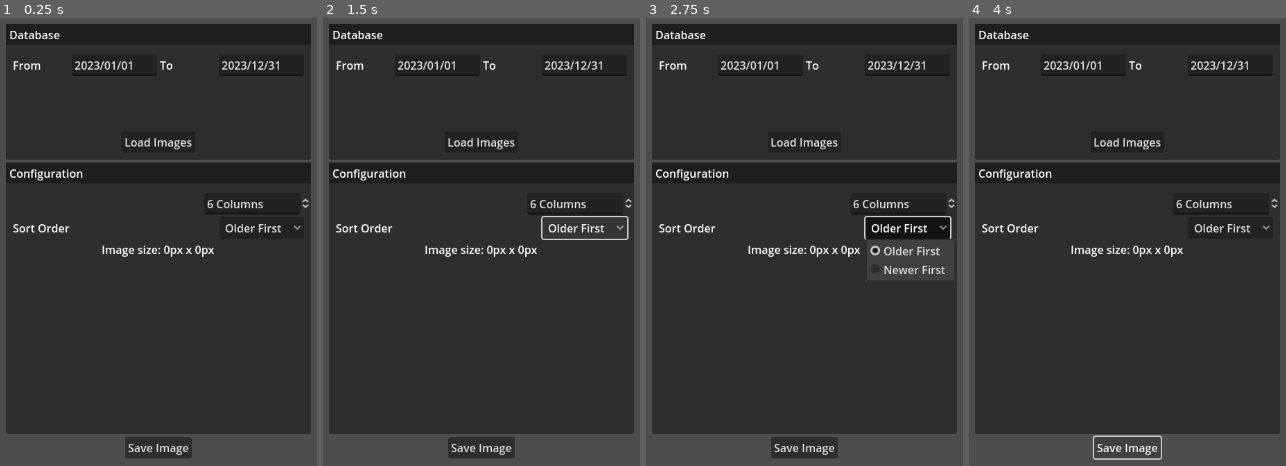
Above: before the commit, frames 1-4 (left to right).
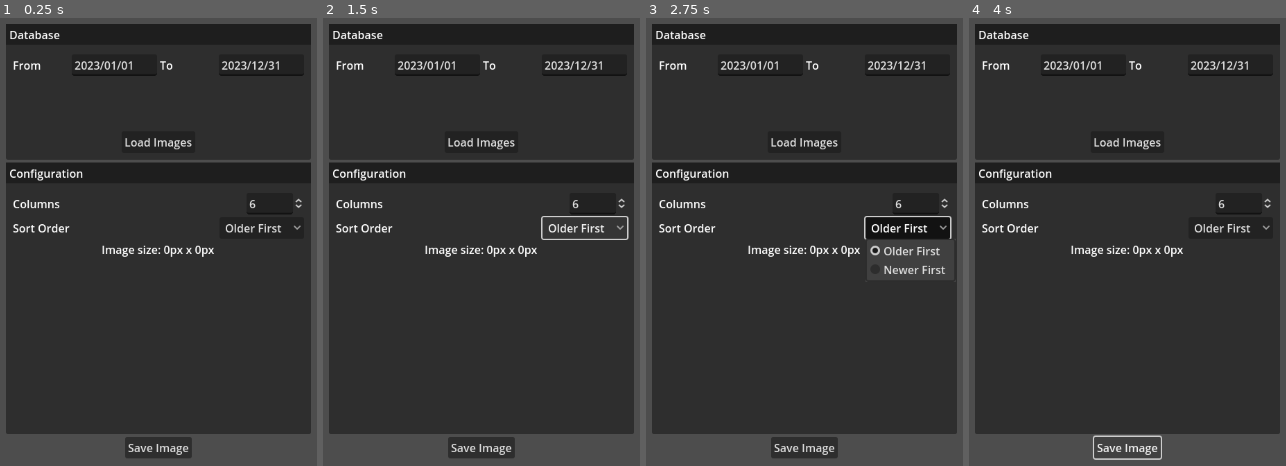
Above: after the commit, the same moments.

Repository: christt105/MediaCoverRecap
Game: Godot game, scene res://MediaCoverRecap/MediaCoverRecap.tscn
The game is run twice, just before and just after one commit, with the same random seed, the same clock (stepped at 60 frames per second) and the same inputs. This scene is started directly instead of the project's main scene.
Inputs:
- Up to frame 1 (0.25 s): no input
- Up to frame 2 (1.5 s): click "Older First" at 0.5 s; click "Older First" at 1.25 s
- Up to frame 3 (2.75 s): click "Older First" at 2 s
- Up to frame 4 (4 s): click "Load Images" at 2.75 s; click "Save Image" at 3.5 s

The runs differ from the first frame. In frame 1, 0.4% of the frame differs, in the area x 4-98%, y 40-44%; in frame 2, 0.4%; in frame 3, 0.4%; in frame 4, 0.4%.
Error in both runs: Invalid access to property or key 'message' on a base object of type 'Nil'. (res://Notion/NotionController.gd:65)

Commit message:
Web save image

Diff:
--- a/MediaCoverRecap/MediaCoverRecap/MediaCoverRecap.gd
+++ b/MediaCoverRecap/MediaCoverRecap/MediaCoverRecap.gd
@@ -119,9 +119,13 @@
 
 
 func _save_images() -> void:
-	var time := Time.get_datetime_dict_from_system()
-	var dir_path := "res://Tests/Results/"
-	var path:String = dir_path + "%02d%02d%02d_%02d%02d%02d.png" % [time["year"], time["month"], time["day"], time["hour"], time["minute"], time["second"]]
-	DirAccess.make_dir_absolute(dir_path)
-	collage.get_texture().get_image().save_png(path)
-	print("CoverRecap saved in " + path)
+	if OS.has_feature("web"):
+		var buffer := collage.get_texture().get_image().save_png_to_buffer()
+		JavaScriptBridge.download_buffer(buffer, "Cover.png")
+	else:
+		var time := Time.get_datetime_dict_from_system()
+		var dir_path := "res://Tests/Results/"
+		var path:String = dir_path + "%02d%02d%02d_%02d%02d%02d.png" % [time["year"], time["month"], time["day"], time["hour"], time["minute"], time["second"]]
+		DirAccess.make_dir_absolute(dir_path)
+		collage.get_texture().get_image().save_png(path)
+		print("CoverRecap saved in " + path)
--- a/MediaCoverRecap/MediaCoverRecap/MediaCoverRecap.tscn
+++ b/MediaCoverRecap/MediaCoverRecap/MediaCoverRecap.tscn
@@ -151,7 +151,7 @@
 script = ExtResource("3_qhacw")
 collage = NodePath("../../../../Collage")
 filters_container = NodePath("DatabaseSection/VBoxContainer/Filters")
-columns = NodePath("DatabaseSection/VBoxContainer/Columns")
+columns = NodePath("DatabaseSection/VBoxContainer/HorizontalSeparation2/HBoxContainer/Columns")
 h_separation = NodePath("DatabaseSection/VBoxContainer/HorizontalSeparation/HBoxContainer/SpinBox")
 v_separation = NodePath("DatabaseSection/VBoxContainer/VerticalSeparation/HBoxContainer/SpinBox")
 sort = NodePath("DatabaseSection/VBoxContainer/MarginContainer/HBoxContainer/OrderOptionButton")
@@ -197,8 +197,20 @@
 size_flags_vertical = 0
 columns = 3
 
-[node name="Columns" type="SpinBox" parent="HBoxContainer/MarginContainer2/VBoxContainer/Configuration/DatabaseSection/VBoxContainer"]
-custom_minimum_size = Vector2(154.38, 0)
+[node name="HorizontalSeparation2" type="MarginContainer" parent="HBoxContainer/MarginContainer2/VBoxContainer/Configuration/DatabaseSection/VBoxContainer"]
+layout_mode = 2
+theme_override_constants/margin_left = 10
+theme_override_constants/margin_right = 10
+
+[node name="HBoxContainer" type="HBoxContainer" parent="HBoxContainer/MarginContainer2/VBoxContainer/Configuration/DatabaseSection/VBoxContainer/HorizontalSeparation2"]
+layout_mode = 2
+
+[node name="Label" type="Label" parent="HBoxContainer/MarginContainer2/VBoxContainer/Configuration/DatabaseSection/VBoxContainer/HorizontalSeparation2/HBoxContainer"]
+layout_mode = 2
+size_flags_horizontal = 3
+text = "Columns"
+
+[node name="Columns" type="SpinBox" parent="HBoxContainer/MarginContainer2/VBoxContainer/Configuration/DatabaseSection/VBoxContainer/HorizontalSeparation2/HBoxContainer"]
 layout_mode = 2
 size_flags_horizontal = 8
 size_flags_vertical = 0
@@ -206,7 +218,6 @@
 value = 6.0
 rounded = true
 allow_greater = true
-suffix = "Columns"
 
 [node name="HorizontalSeparation" type="MarginContainer" parent="HBoxContainer/MarginContainer2/VBoxContainer/Configuration/DatabaseSection/VBoxContainer"]
 visible = false
